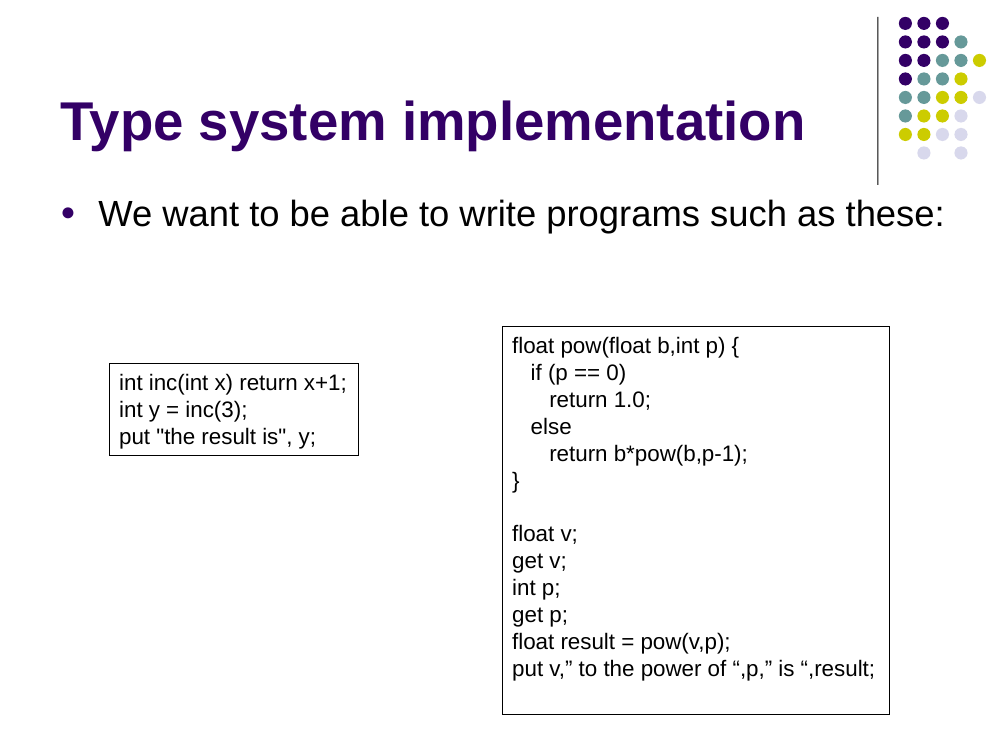
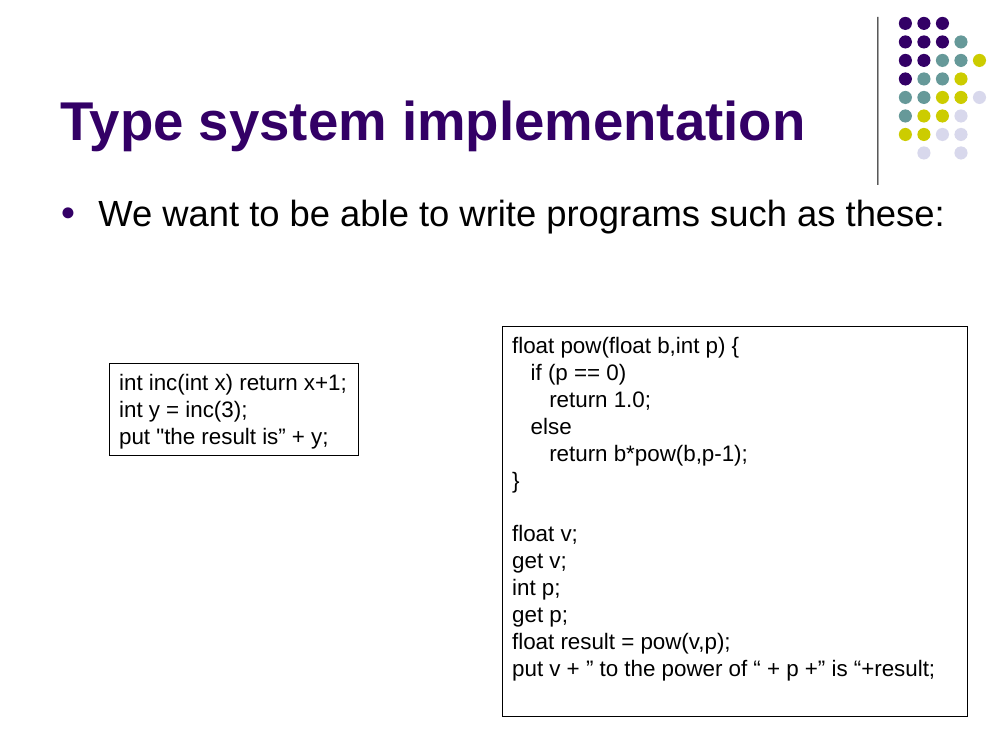
Before and after one commit to lutzhamel/CSC402, a slide deck: slide 2 of csc402-ln018.pptx. Drawn at 1008x756 pixels with LibreOffice and Linux fonts; fonts in the diff are those of the drawing. Boxes give left, top, right and bottom in pixels: in the first picture for what was removed or moved away, otherwise in the second. Text is boxed around its words. In the diff, an @@ line names an element or a change of style, - is before the commit and + after.

Commit message:
type system slide edits

```diff
--- a/csc402-ln018.pptx
+++ b/csc402-ln018.pptx
@@ rectangle "float pow(float b,int p) {": place and size @@
-rectangle "float pow(float b,int p) {" at [502, 327, 889, 715]
+rectangle "float pow(float b,int p) {" at [502, 327, 968, 717]
@@ text in rectangle at [119, 427, 328, 449]: text changed @@
-put "the result is", y;
+put "the result is” + y;
@@ text in rectangle at [512, 659, 935, 681]: text changed @@
-put v,” to the power of “,p,” is “,result;
+put v + ” to the power of “ + p +” is “+result;
```
Also in this commit, not shown: 4 other slides changed, 4 slides added, 15 slides removed, 4 other files.
